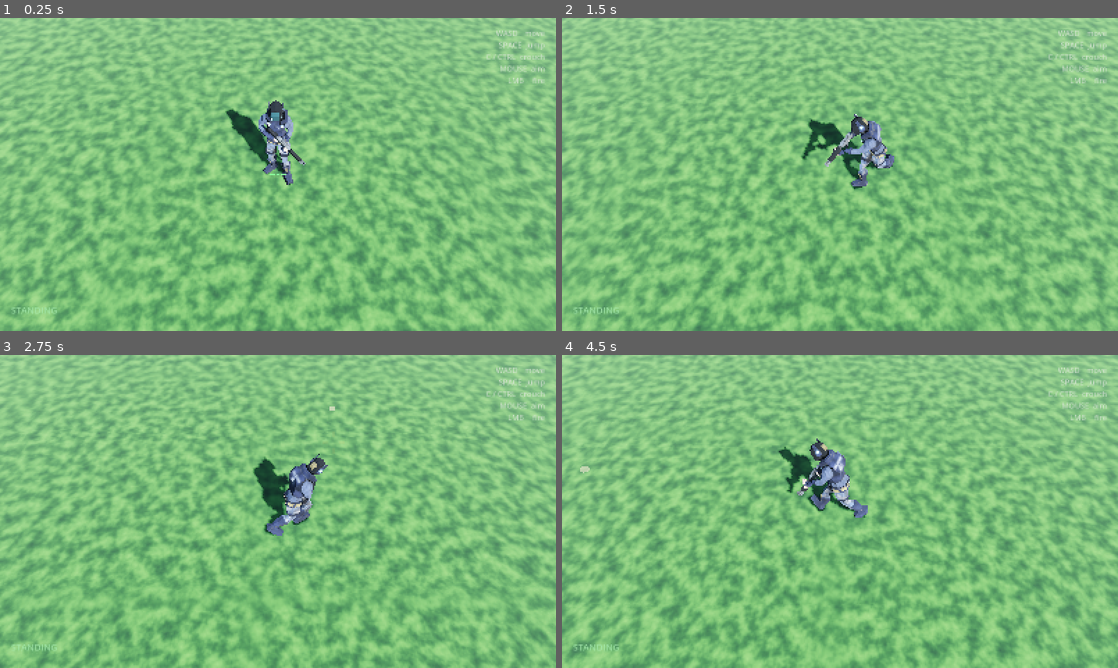
Above: before the commit, frames 1-4 (two rows, left to right).
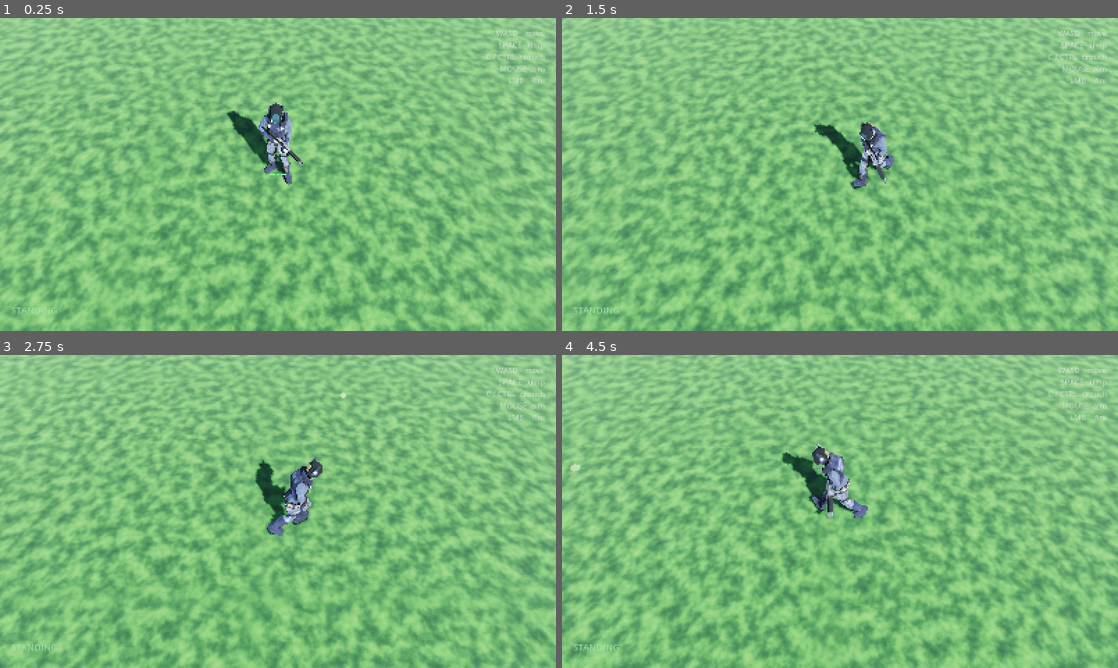
Above: after the commit, the same moments.

Repository: juslangit/killzone
Game: Godot game, scene res://scenes/main.tscn
Two runs of this game, one before a commit and one after it. Both use one fixed random seed, a clock stepped at 60 frames per second and the inputs below.
Inputs (mouse positions are in pixels of both pictures, inside the frame that each line leads up to):
- Up to frame 1 (0.25 s): no input
- Up to frame 2 (1.5 s): move the mouse to (962, 158) at 0.52 s; press the mouse at (962, 158) at 0.53 s; hold D (move_right) 0.53-1.28 s; tap Space (jump) at 0.77 s; move the mouse to (728, 190) at 1.27 s; release the mouse at (728, 190) at 1.28 s; hold S (move_back) from 1.28 s (still down); tap Ctrl (crouch) at 1.35 s
- Up to frame 3 (2.75 s): tap Space (jump) at 1.52 s; click (166, 527) at 1.55 s; move the mouse to (333, 442) at 2.02 s; release S (move_back) at 2.03 s; press the mouse at (333, 442) at 2.03 s; hold D (move_right) from 2.03 s (still down)
- Up to frame 4 (4.5 s): move the mouse to (812, 574) at 2.77 s; release D (move_right) at 2.78 s; release the mouse at (812, 574) at 2.78 s; hold W (move_forward) 2.78-3.53 s; click (812, 574) at 2.85 s; tap Space (jump) at 3.02, 3.77 s; move the mouse to (1006, 558) at 3.52 s; hold Ctrl (crouch) 3.53-4.28 s; hold A (move_left) from 3.53 s (still down); click (1006, 558) at 3.8 s; move the mouse to (673, 464) at 4.27 s; click (673, 464) at 4.35 s

The runs differ from the first frame. In frame 1, 0.5% of the frame differs, in the area x 40-55%, y 26-54%; in frame 2, 1.2%; in frame 3, 0.9%; in frame 4, 1.2%, in the area x 1-55%, y 26-52%.

Commit message:
fix the recoil: start the clip at the kick, not at rest
The pose was never too small. The clip was keyed neutral -> kick -> settle ->
neutral across 0.30 s, while the rifle fires every 0.11 s and every shot seeks
the clip back to frame zero. It therefore never played past its own first third
- the settle and return keys had never once been reached - and because frame
zero was the neutral pose, every shot snapped back through neutral on its way to
the kick. What looked like a weak recoil was a three-frame buzz.

The clip now opens on the kick and only decays, so a restart lands straight on
maximum recoil, which is also what recoil does: the kick is instant and only the
recovery takes time.

Most of the rotation moves from the rifle bone to the chest. The chest carries
both arms and the weapon together so the grip survives any amount of kick, while
rotating the rifle bone alone slides the weapon out of his hands. The neck
counter-pitches, because the head hangs off the chest and was whipping through
the full angle nine times a second. Keys are LINEAR: Bezier auto-handles
overshoot these sparse keys enough that the clip did not land back on neutral.

SHOOT_BLEND_SPEED was declared and never used, so the upper body snapped onto
the recoil in one frame. It now ramps on, and releases once the clip has
recovered instead of being held indefinitely.

The review harness gains a "recoil" mode that steps the clip through in
isolation, and its shared framing now measures and corrects itself rather than
computing a camera distance from a field of view and trusting it.

Co-Authored-By: Claude Opus 5 <noreply@anthropic.com>

Diff:
--- a/scripts/player.gd
+++ b/scripts/player.gd
@@ -25,8 +25,11 @@
 
 const FIRE_INTERVAL := 0.11
 const SHOOT_RANGE := 60.0
-const SHOOT_BLEND_SPEED := 22.0
-const SHOOT_DECAY := 5.0
+## How fast the upper body takes the recoil on, and lets go of it afterwards.
+const SHOOT_BLEND_SPEED := 40.0
+const SHOOT_DECAY := 6.0
+## The recoil clip is 0.30 s; stop holding the blend on once it has recovered.
+const SHOOT_HOLD := 0.26
 
 ## The rifle mesh, as the glTF importer names it. Godot already hangs it off a
 ## BoneAttachment3D for the rifle bone, so parenting the muzzle marker to it is
@@ -47,6 +50,7 @@
 var _crouch_blend := 0.0
 var _air_blend := 0.0
 var _shoot_blend := 0.0
+var _recoiling := false
 var _fire_cooldown := 0.0
 var _aim_point := Vector3.ZERO
 
@@ -187,8 +191,19 @@
 	if Input.is_action_pressed("shoot") and _fire_cooldown <= 0.0:
 		_fire_cooldown = FIRE_INTERVAL
 		_fire()
-		_shoot_blend = 1.0
+		_recoiling = true
+		# Seek the recoil back to its first frame, which is the kick itself.
 		_tree.set("parameters/shoot_seek/seek_request", 0.0)
+
+	# Ramp the upper body onto the recoil rather than snapping it there. The
+	# attack is fast enough to still land on the kick - two physics ticks - but
+	# not so fast that the first shot of a burst pops.
+	if _recoiling:
+		_shoot_blend = move_toward(_shoot_blend, 1.0, SHOOT_BLEND_SPEED * delta)
+		# Let go once the clip has played out, so the blend fades instead of
+		# being held on a recoil that has already finished recovering.
+		if _tree.get("parameters/shoot_seek/current_position") >= SHOOT_HOLD:
+			_recoiling = false
 	else:
 		_shoot_blend = move_toward(_shoot_blend, 0.0, SHOOT_DECAY * delta)
 
--- a/tools/capture.gd
+++ b/tools/capture.gd
@@ -29,6 +29,10 @@
 		await _strafe()
 	elif "clips" in OS.get_cmdline_user_args():
 		await _clips()
+	elif "fire" in OS.get_cmdline_user_args():
+		await _fire_frames()
+	elif "recoil" in OS.get_cmdline_user_args():
+		await _recoil()
 	else:
 		await _tour()
 	get_tree().quit()
@@ -192,3 +196,99 @@
 		tree.set("parameters/ground/blend_position", probe[1])
 		await _wait(0.9)
 		await _shot(String(probe[0]))
+
+
+## A fixed close framing for the animation-review modes.
+##
+## Rather than computing a distance from a field of view and trusting it - which
+## was wrong twice, because how fov maps to the frame depends on keep_aspect -
+## this places the camera, measures where the character's head and feet actually
+## land on screen, and corrects. Two passes are enough, and it prints the result
+## so the framing is a checked number rather than something eyeballed.
+func _study_camera(fill := 0.78) -> void:
+	var player := get_node("/root/Capture/Main/Player") as Player
+	var rig := get_node("/root/Capture/Main/CameraRig")
+	var cam: Camera3D = rig._camera
+	rig.set_physics_process(false)
+	# Measure in the viewport's own coordinates, not the window's. The project
+	# stretches canvas items, so the visible rect is 1600x900 while the window -
+	# and the saved screenshot - is 1280x720. Mixing the two makes this loop
+	# converge on a framing that is right for neither. They share an aspect
+	# ratio, so a framing correct in viewport space is correct in the PNG too.
+	var view: Vector2 = get_viewport().get_visible_rect().size
+	# Measure how tall he actually is from the skeleton rather than assuming the
+	# height the build script aims for. Assuming 1.8 m put his head 215 px above
+	# the top of the frame, because the model imports at 2.74 m.
+	var sk: Skeleton3D = player.find_child("Skeleton3D", true, false)
+	var tall := 1.8
+	for i in sk.get_bone_count():
+		tall = maxf(tall, (sk.global_transform * sk.get_bone_global_pose(i)).origin.y
+			- player.global_position.y)
+	cam.fov = 40.0
+	cam.position = Vector3(0.0, 0.95, 3.4)
+	cam.rotation_degrees = Vector3.ZERO
+
+	var head := Vector2.ZERO
+	var feet := Vector2.ZERO
+	for pass_index in 3:
+		# Re-centre on the character every pass: he is what has to be framed.
+		rig.global_position = player.global_position
+		await get_tree().process_frame
+		head = cam.unproject_position(player.global_position + Vector3.UP * tall)
+		feet = cam.unproject_position(player.global_position)
+		var span: float = feet.y - head.y
+		if span < 1.0:
+			break
+		# Scale the distance by how far off the height is, and slide the camera
+		# up or down so the middle of him sits in the middle of the frame.
+		cam.position.z *= span / (fill * view.y)
+		# Raising the camera pushes the subject DOWN the frame, and sliding it
+		# right pushes him LEFT, so both corrections move with the error.
+		cam.position.y -= ((head.y + feet.y) * 0.5 - view.y * 0.5) / span * tall
+		cam.position.x += (head.x - view.x * 0.5) / span * tall
+	print("FRAME z=%.2f y=%.2f  head=%s feet=%s  fill=%.0f%%  model is %.2f m tall" % [
+		cam.position.z, cam.position.y, head.round(), feet.round(),
+		100.0 * (feet.y - head.y) / view.y, tall])
+
+
+## Consecutive frames while the trigger is held, close in and from three quarters
+## on, which is the angle the recoil has to read from. He aims normally at a
+## fixed point on screen and stands still, so nothing about firing is faked.
+func _fire_frames() -> void:
+	var player := get_node("/root/Capture/Main/Player") as Player
+	var rig := get_node("/root/Capture/Main/CameraRig")
+	var centre := Vector2(SIZE) * 0.5
+	Input.warp_mouse(centre + Vector2(430, 210))
+	await _wait(0.8)
+	await _study_camera()
+	await _wait(0.5)
+	await _shot("00_before")
+	Input.action_press("shoot")
+	for i in 11:
+		await _shot("%02d_firing" % (i + 1))
+		await _wait(0.035)
+	Input.action_release("shoot")
+	for i in 4:
+		await _wait(0.06)
+		await _shot("%02d_after" % (20 + i))
+
+
+## Isolate the recoil: freeze the player so nothing else writes to the tree, then
+## force the shoot blend fully on and step the clip through frame by frame. No
+## shot is fired, so no muzzle flash or tracer sits on top of the pose.
+func _recoil() -> void:
+	var player := get_node("/root/Capture/Main/Player") as Player
+	Input.warp_mouse(Vector2(SIZE) * 0.5 + Vector2(430, 120))
+	await _wait(0.9)
+	await _study_camera()
+	await _wait(0.4)
+	player.set_physics_process(false)
+	var tree := player.get_node("AnimationTree") as AnimationTree
+	tree.set("parameters/fire/blend_amount", 0.0)
+	await _wait(0.4)
+	await _shot("00_no_recoil")
+	tree.set("parameters/fire/blend_amount", 1.0)
+	tree.set("parameters/shoot_seek/seek_request", 0.0)
+	for i in 10:
+		await _shot("%02d_t%03d" % [i + 1, i * 33])
+		await _wait(0.0333)
Binary file changed: assets/models/player.glb
Not shown, changed: tools/build_character.py
